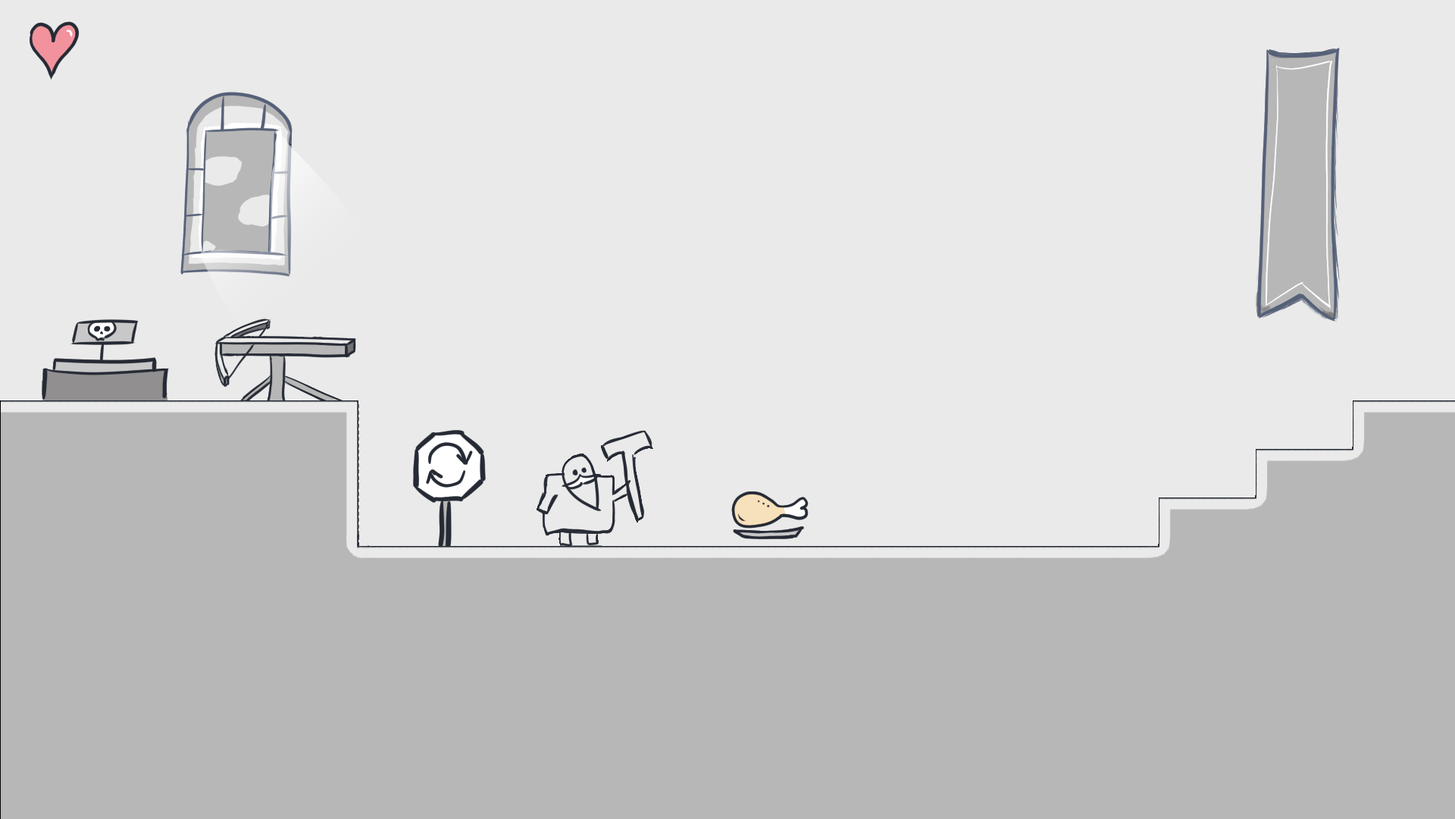
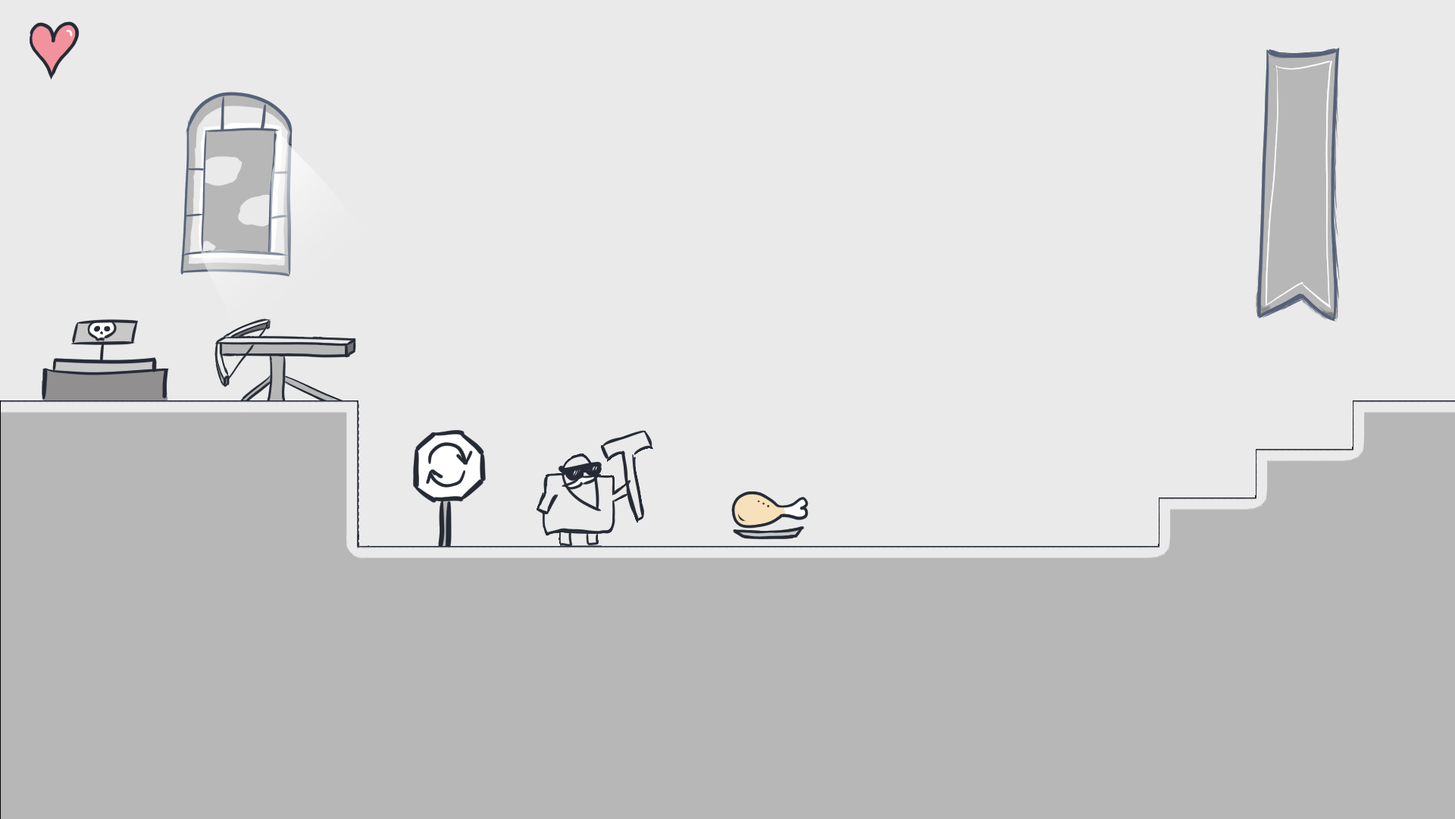
The second 1455×819 image is a revision of the first. Changes to its layers:
painted on "map with character" over [557, 461, 602, 486]
painted on "Background" over [557, 461, 602, 486]
